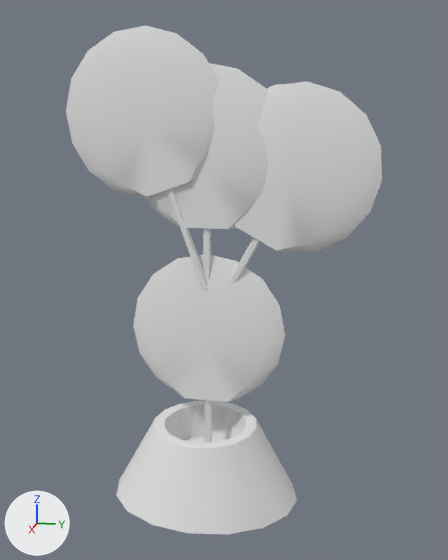
The FBX model Project Oligarch/Assets/Art Assets/General Assets/Plant 2.fbx, before and after one commit.
Before and after are seen from a camera (50 mm lens) standing at (1.526, 0.387, 0.913) and looking at (-0.105, 0.061, 0.506). The lights are fixed; the arrows at lower left show +X, +Y and +Z. Where no turn or scale is listed for an object, it has been applied to the vertices.

Objects in the first picture: 'plant_2'.
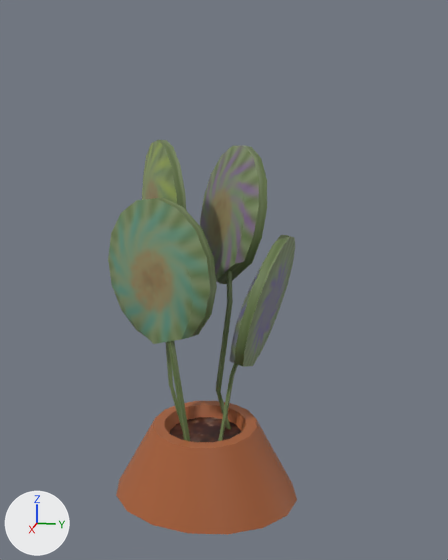
The edits, one by one:
Picture 'Materials.tif' (img_materials_tif) is new.
Material 'Default_Material' (mat_default_material) is new.
Uses the picture img_materials_tif.
me_mesh is used by ob_plant_2; location (0.0, 0.0, 0.0).
me_mesh had 265 vertices, 320 faces and spanned x -0.239..0.169, y -0.361..0.467, z -0.123..1.162.
me_mesh now has 359 vertices, 412 faces and spans x -0.382..0.169, y -0.275..0.285, z -0.123..0.879.
me_mesh part 1: a new loose piece of 74 vertices spanning x -0.382..-0.038, y -0.066..0.183, z -0.092..0.865, in mat_default_material.
me_mesh part 2: a new loose piece of 68 vertices spanning x -0.37..-0.022, y -0.252..0.0, z -0.083..0.879, in mat_default_material.
me_mesh part 3: a new loose piece of 68 vertices spanning x -0.128..0.091, y -0.275..0.078, z -0.061..0.738, in mat_default_material.
me_mesh part 4: a new loose piece of 68 vertices spanning x -0.329..0.065, y 0.054..0.244, z -0.046..0.634, in mat_default_material.
Part 5, on me_mesh:
201 vertices are removed from x -0.137..0.068, y -0.361..0.467, z -0.118..1.162.
272 faces are deleted.
17 vertices are added at x -0.137..0.068, y -0.081..0.124, z 0.075.
32 new faces join them.
me_mesh part 6: 48 faces spanning x -0.239..0.169, y -0.242..0.285, z -0.123..0.109 switch from no material to mat_default_material.

Pixel boxes [x1, y1, x2, y2] of what changed, in the pictures (448 x 560 px):
'plant_2', reshaped (40% narrower, 22% shorter)
    before: [66, 26, 382, 535]
    after: [108, 140, 297, 535]
part 1 of me_mesh, added
    after: [200, 146, 267, 429]
part 2 of me_mesh, added (green)
    after: [142, 140, 186, 427]
part 3 of me_mesh, added (green)
    after: [108, 197, 217, 441]
part 4 of me_mesh, added
    after: [218, 235, 295, 441]
part 5 of me_mesh, cut back
    before: [66, 26, 382, 442]
    after: [164, 405, 246, 442]
part 6 of me_mesh, recoloured (white to brown)
    both: [116, 401, 297, 535]
